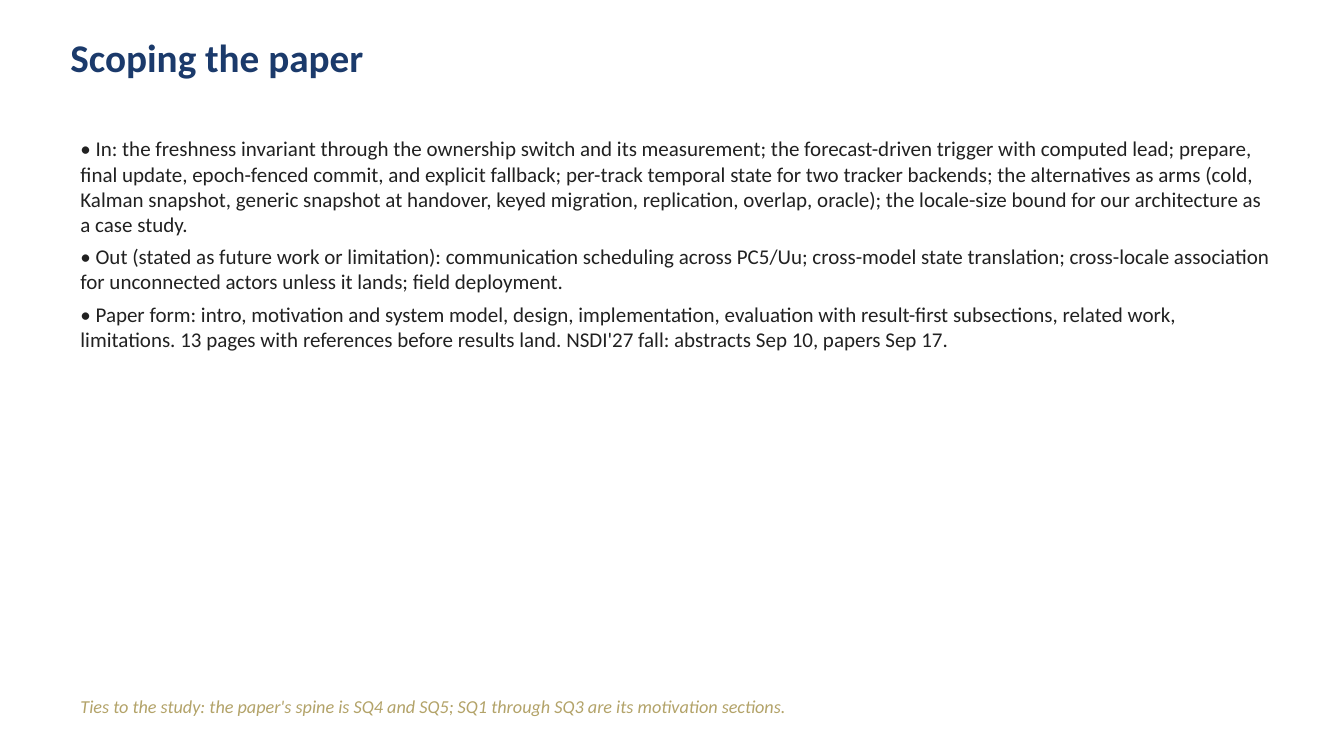
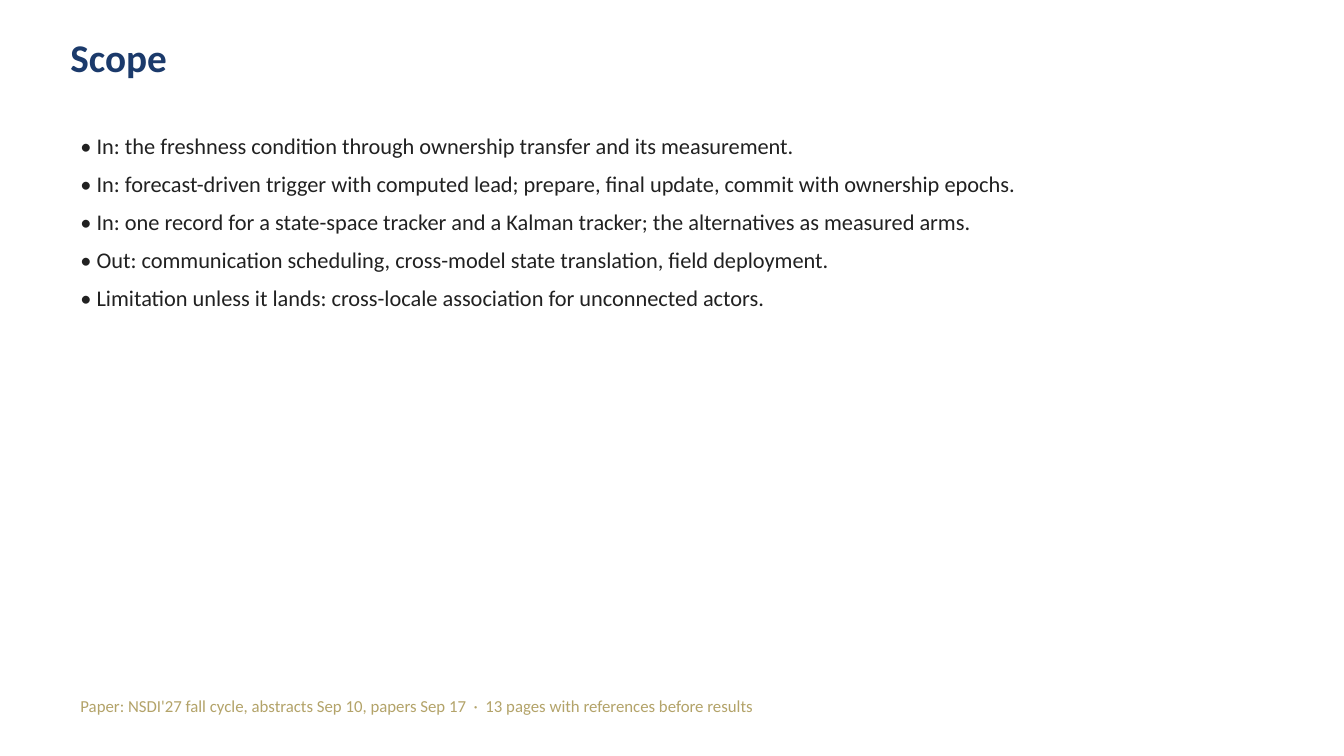
Before and after one commit to tlandle/eCAV, a slide deck: slide 13 of docs/kb/decks/khonsu_story_2026-09-04.pptx. Drawn at 1344x756 pixels with LibreOffice and Linux fonts; fonts in the diff are those of the drawing. Boxes give left, top, right and bottom in pixels: in the first picture for what was removed or moved away, otherwise in the second. Text is boxed around its words. In the diff, an @@ line names an element or a change of style, - is before the commit and + after.

Commit message:
KB deck baseline: RQ-form khonsu_story

```diff
--- a/docs/kb/decks/khonsu_story_2026-09-04.pptx
+++ b/docs/kb/decks/khonsu_story_2026-09-04.pptx
@@ text at (70, 46, 166, 78): text changed @@
-Scoping the paper
+Scope
@@ text at (97, 138, 1015, 306): text changed; size 15 to 16 pt @@
-• In: the freshness invariant through the ownership switch and its measurement; the forecast-driven trigger with computed lead; prepare, final update, epoch-fenced commit, and explicit fallback; per-track temporal state for two tracker backends; the alternatives as arms (cold, Kalman snapshot, generic snapshot at handover, keyed migration, replication, overlap, oracle); the locale-size bound for our architecture as a case study.
-• Out (stated as future work or limitation): communication scheduling across PC5/Uu; cross-model state translation; cross-locale association for unconnected actors unless it lands; field deployment.
-• Paper form: intro, motivation and system model, design, implementation, evaluation with result-first subsections, related work, limitations. 13 pages with references before results land. NSDI'27 fall: abstracts Sep 10, papers Sep 17.
+• In: the freshness condition through ownership transfer and its measurement.
+• In: forecast-driven trigger with computed lead; prepare, final update, commit with ownership epochs.
+• In: one record for a state-space tracker and a Kalman tracker; the alternatives as measured arms.
+• Out: communication scheduling, cross-model state translation, field deployment.
+• Limitation unless it lands: cross-locale association for unconnected actors.
@@ text at (80, 700, 752, 715): text changed; size 13 to 12 pt; italic off @@
-Ties to the study: the paper's spine is SQ4 and SQ5; SQ1 through SQ3 are its motivation sections.
+Paper: NSDI'27 fall cycle, abstracts Sep 10, papers Sep 17 · 13 pages with references before results
```
Also in this commit, not shown: 5 other slides changed, 10 slides added, 9 slides removed.
